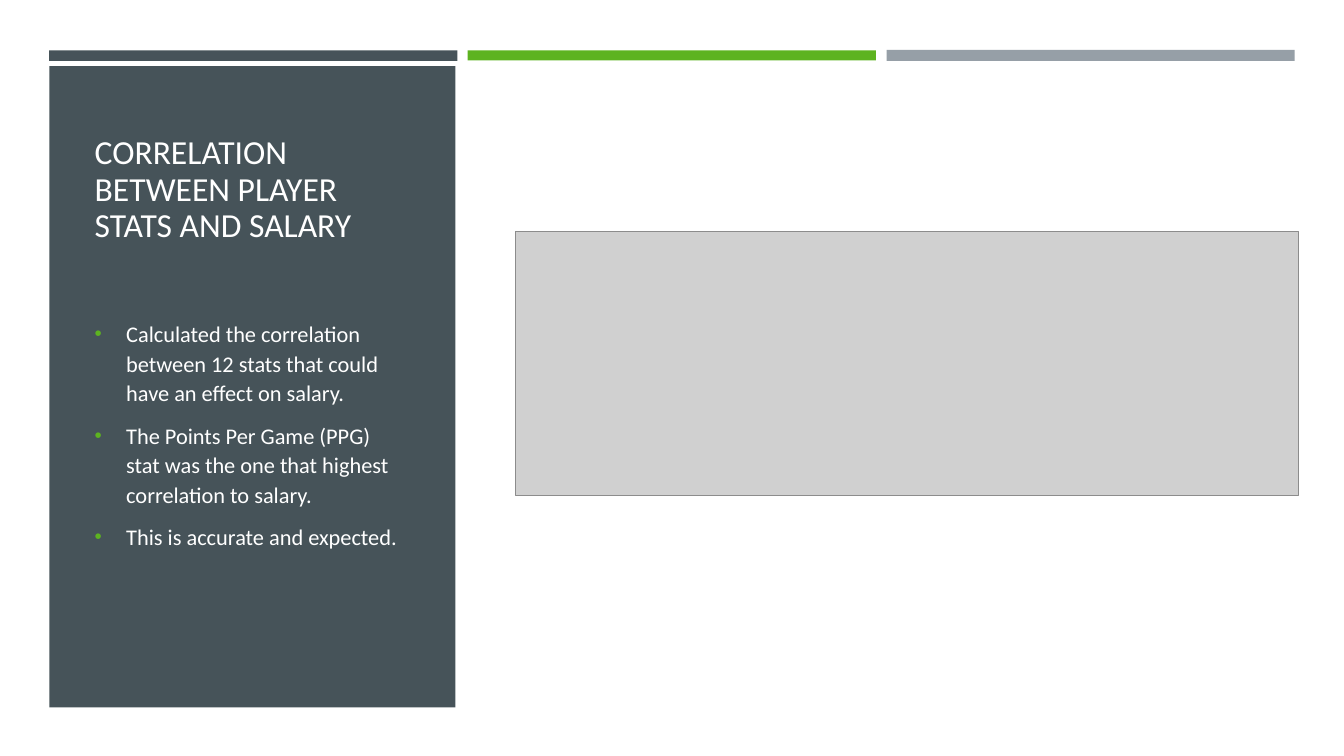
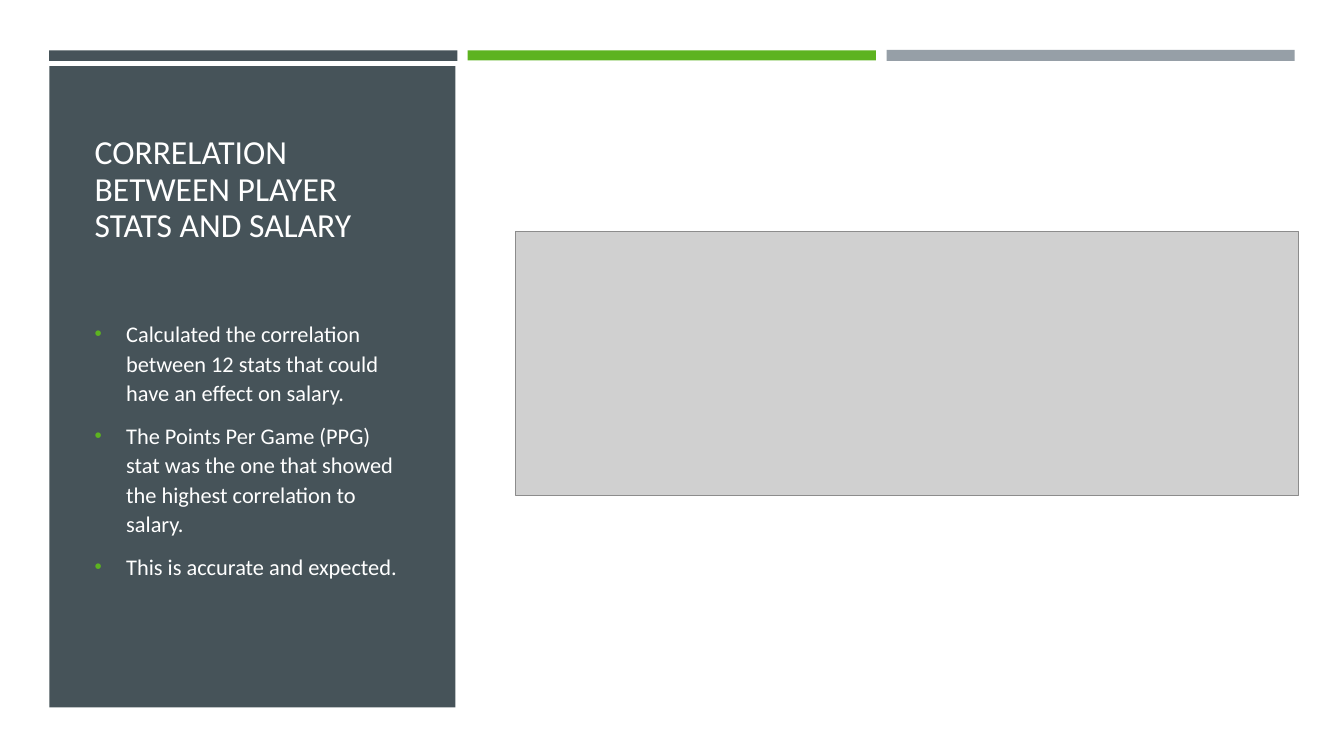
Before and after one commit to 3026joe/NBA_shot_log, a slide deck: slide 4 of Team 8 (NBA Player data and salary prediction).pptx. Drawn at 1344x756 pixels with LibreOffice and Linux fonts; fonts in the diff are those of the drawing; grey boxes stand for pictures. Boxes give left, top, right and bottom in pixels: in the first picture for what was removed or moved away, otherwise in the second. Text is boxed around its words. In the diff, an @@ line names an element or a change of style, - is before the commit and + after.

```diff
--- a/Team 8 (NBA Player data and salary prediction).pptx
+++ b/Team 8 (NBA Player data and salary prediction).pptx
@@ text at (126,428,393,536): text changed @@
-• The Points Per Game (PPG) stat was the one that highest correlation to salary.
+• The Points Per Game (PPG) stat was the one that showed the highest correlation to salary.
```
Also in this commit, not shown: 6 other slides changed, 1 other file.
